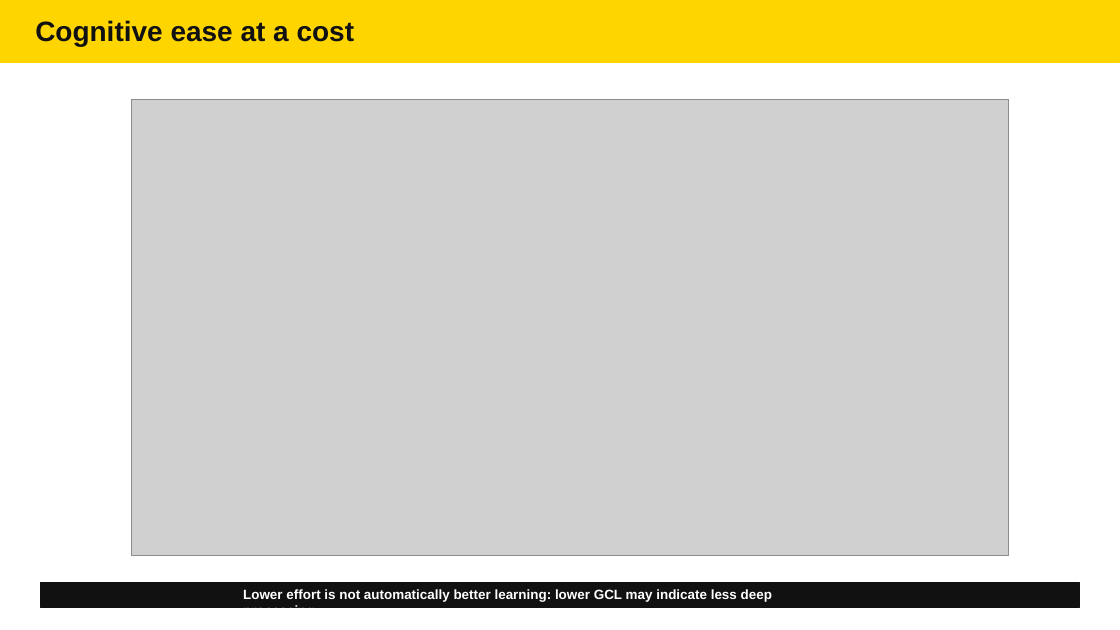
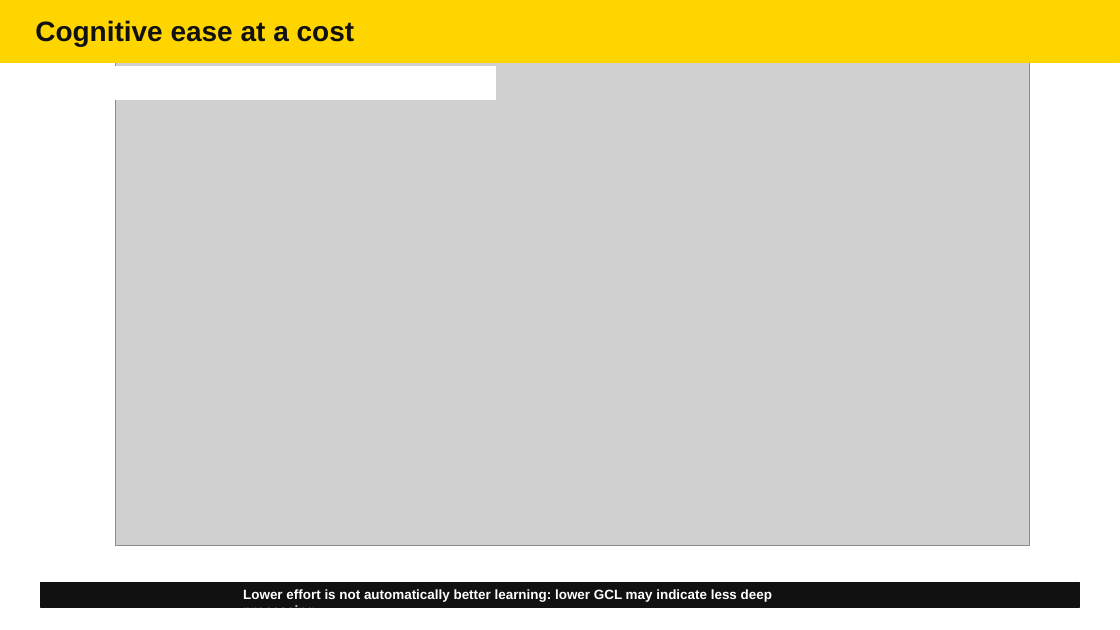
Before and after one commit to tinasophie15/tcpp_project_chatgpt_learning, a slide deck: slide 2 of Lightning Talk Marina.pptx. Drawn at 1120x630 pixels with LibreOffice and Linux fonts; fonts in the diff are those of the drawing; grey boxes stand for pictures. Boxes give left, top, right and bottom in pixels: in the first picture for what was removed or moved away, otherwise in the second. Text is boxed around its words. In the diff, an @@ line names an element or a change of style, - is before the commit and + after.

```diff
--- a/Lightning Talk Marina.pptx
+++ b/Lightning Talk Marina.pptx
@@ picture: place and size @@
-picture at bbox=[131, 99, 1008, 555]
+picture at bbox=[116, 32, 1030, 546]
@@ rectangle added at bbox=[116, 66, 497, 99], fill #FFFFFF, outline #FFFFFF 0 pt @@
```
Also in this commit, not shown: 1 other slide changed, 1 other file.
